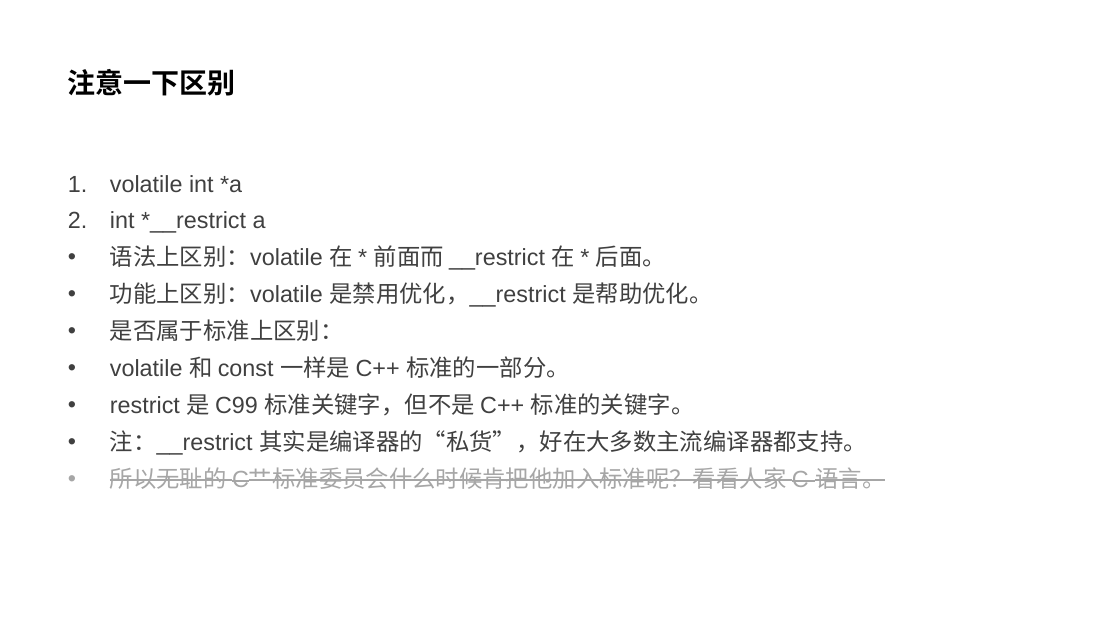
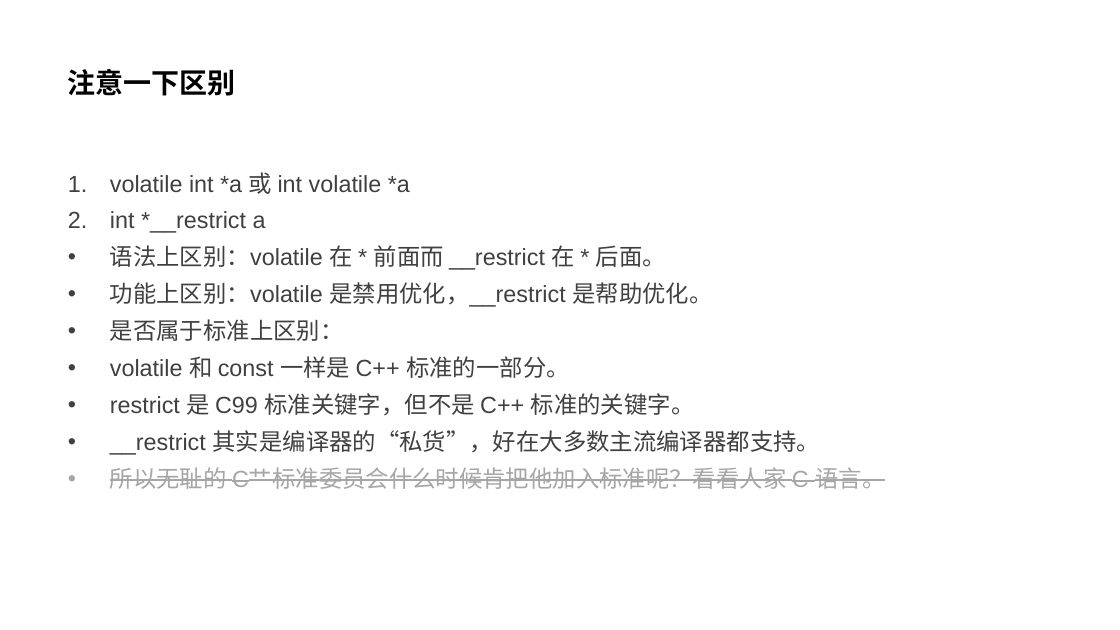
Before and after one commit to parallel101/course, a slide deck: slide 38 of 04/slides.pptx (slide 37 before the commit). Drawn at 1120x630 pixels with LibreOffice and Linux fonts; fonts in the diff are those of the drawing. Boxes give left, top, right and bottom in pixels: in the first picture for what was removed or moved away, otherwise in the second. Text is boxed around its words. In the diff, an @@ line names an element or a change of style, - is before the commit and + after.

```diff
--- a/04/slides.pptx
+++ b/04/slides.pptx
@@ text at [110, 172, 410, 194]: text changed @@
-1. volatile int *a
+1. volatile int *a 或 int volatile *a
@@ text at [110, 430, 821, 455]: text changed @@
-• 注：__restrict 其实是编译器的“私货”，好在大多数主流编译器都支持。
+• __restrict 其实是编译器的“私货”，好在大多数主流编译器都支持。
```
Also in this commit, not shown: 3 other slides changed, 9 slides added, 31 other files.
